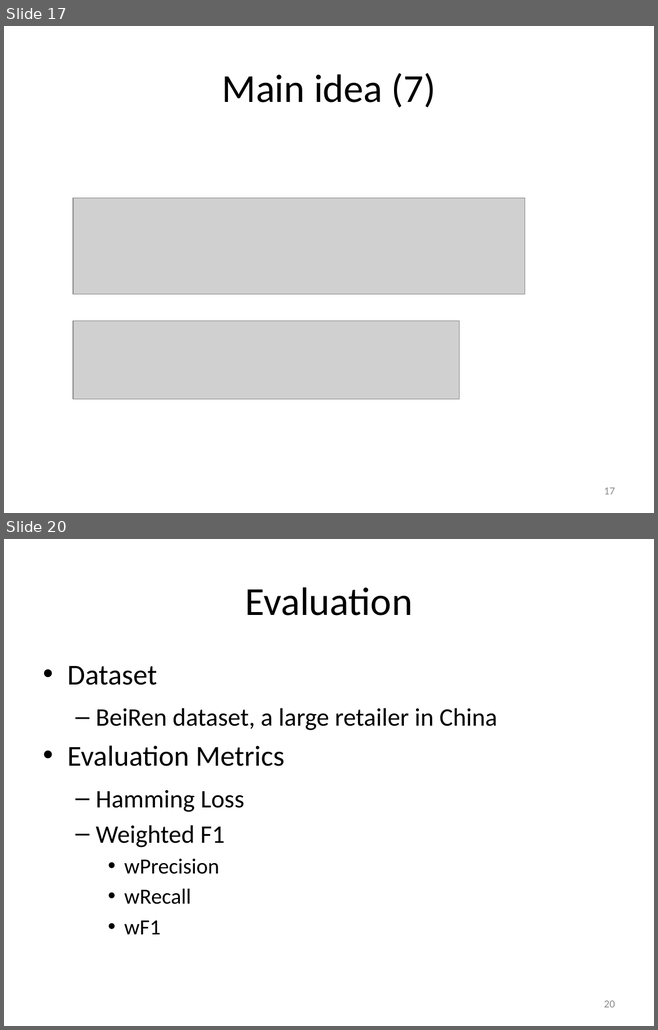
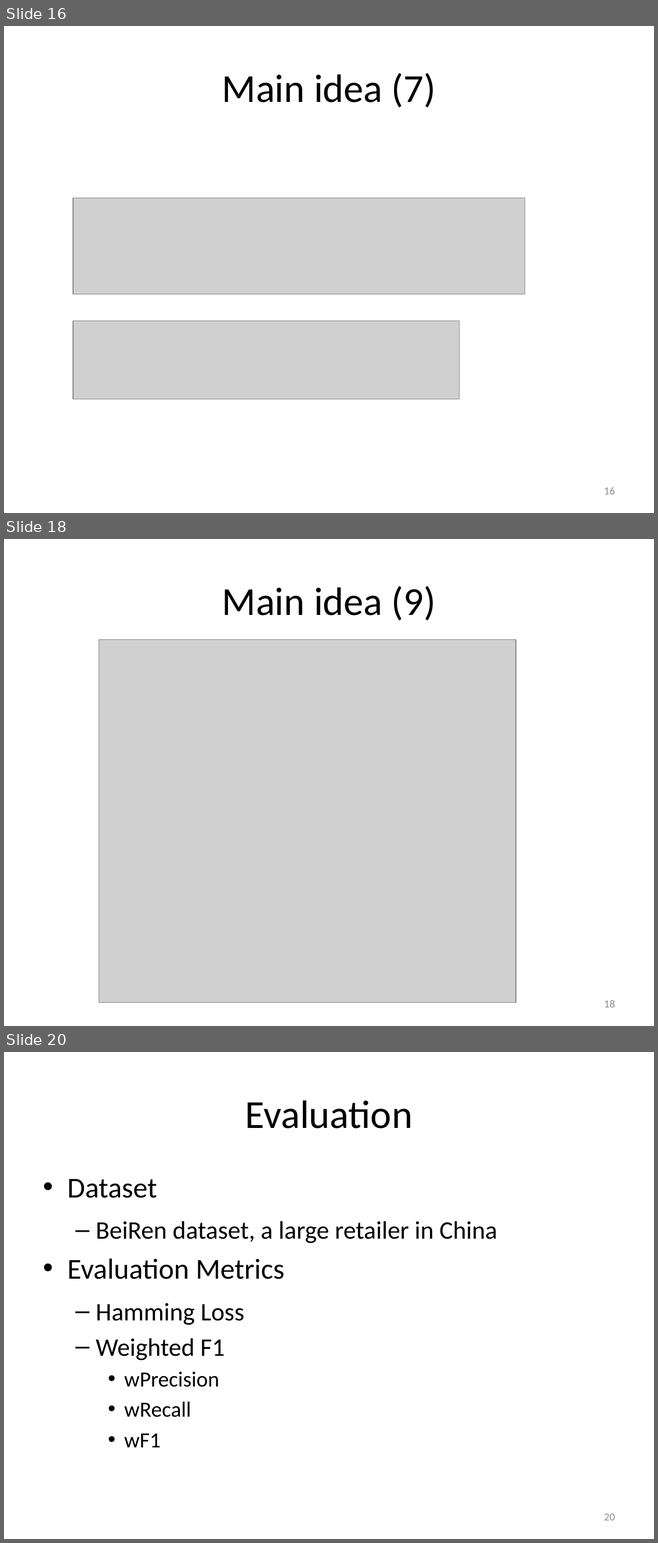
Before and after one commit to ChunChenLin/Paper_Reading, a slide deck: presentations/0317.pptx. Shown one above the other, each under a label of ours: slides 17 and 20 before the commit, slides 16, 18 and 20 after it; the slides between them are not shown. The pictures are 658x1030 and 658x1543 pixels, drawn with LibreOffice and Linux fonts; fonts in the diff are those of the drawing; grey boxes stand for pictures. Boxes give left, top, right and bottom in pixels: in the first picture for what was removed or moved away, otherwise in the second. Text is boxed around its words. In the diff, an @@ line names an element or a change of style, - is before the commit and + after.

```diff
--- a/presentations/0317.pptx
+++ b/presentations/0317.pptx
@@ slide 18 added at [4,539,654,1026], background #FFFFFF @@
@@ title added at [222,586,436,621], 44 pt, text #000000 @@
+Main idea (9)
@@ picture added at [99,640,516,1003] @@
@@ page number added at [604,1000,615,1008], 12 pt, text #8C8C8C @@
+18
@@ what was slide 17 is now slide 16 @@
@@ page number at [604,487,615,495]: text changed @@
-17
+16
```
Also in this commit, not shown: 5 slides changed, 1 other slide added, 1 slide removed.
